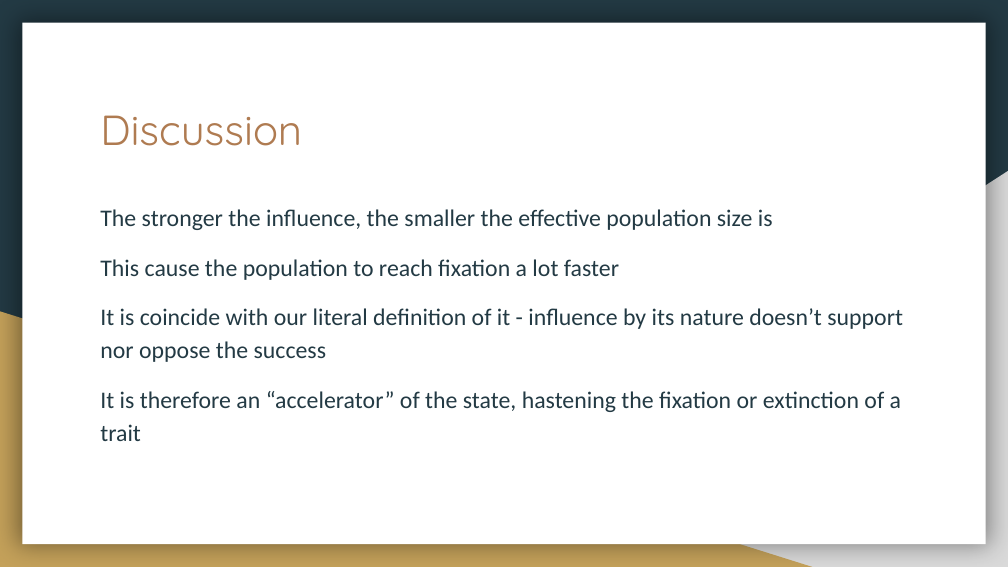
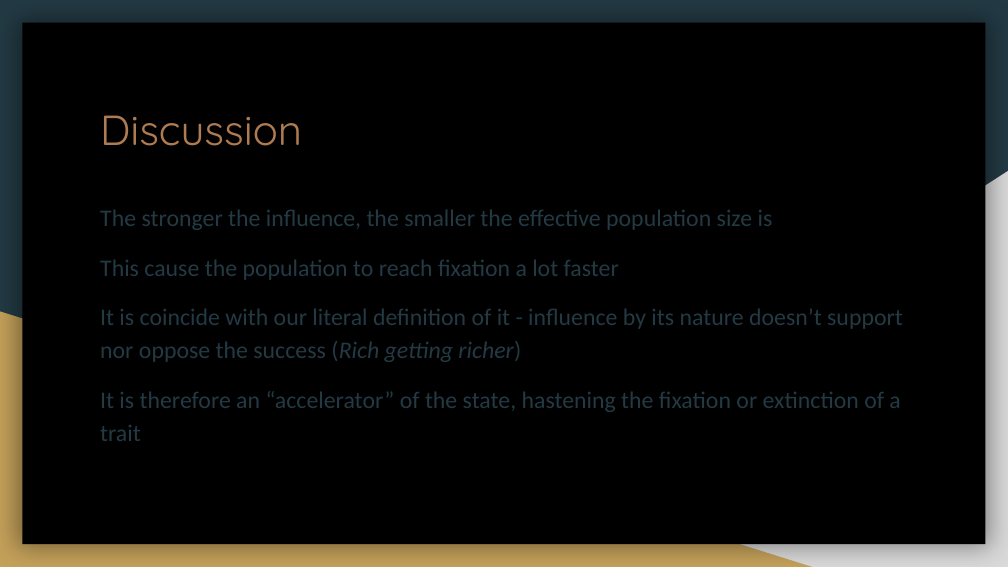
Before and after one commit to yoavram-lab/PrestigeBias, a slide deck: slide 50 of Prestige bias.pptx. Drawn at 1008x567 pixels with LibreOffice and Linux fonts; fonts in the diff are those of the drawing. Boxes give left, top, right and bottom in pixels: in the first picture for what was removed or moved away, otherwise in the second. Text is boxed around its words. In the diff, an @@ line names an element or a change of style, - is before the commit and + after.

Commit message:
update

```diff
--- a/Prestige bias.pptx
+++ b/Prestige bias.pptx
@@ rectangle at bbox=[22, 23, 986, 544]: fill #FFFFFF to #000000 @@
@@ text at bbox=[100, 309, 903, 362]: text changed @@
-It is coincide with our literal definition of it - influence by its nature doesn’t support nor oppose the success
+It is coincide with our literal definition of it - influence by its nature doesn’t support nor oppose the success (Rich getting richer)
```
Also in this commit, not shown: 50 other slides changed.
